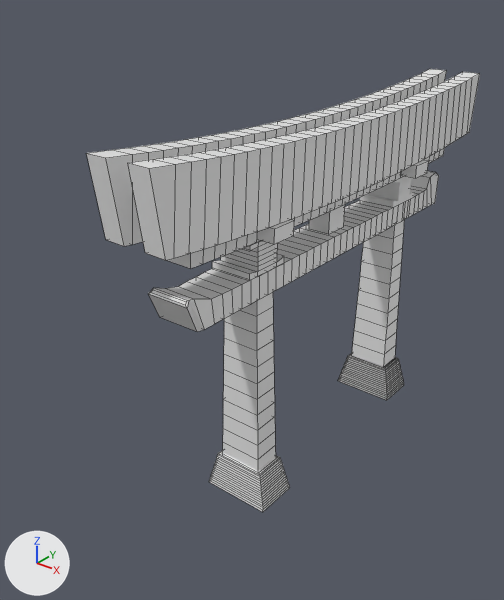
One commit to the Blender file torii2.blend: the scene before it, then after it.
Before and after are seen from a camera (50 mm lens) standing at (15.6, -30.7, 20.9) and looking at (-3.5, -6.8, 6.1). The lights are fixed; the arrows at lower left show +X, +Y and +Z. Mesh edges are drawn as thin lines on the coarser meshes.
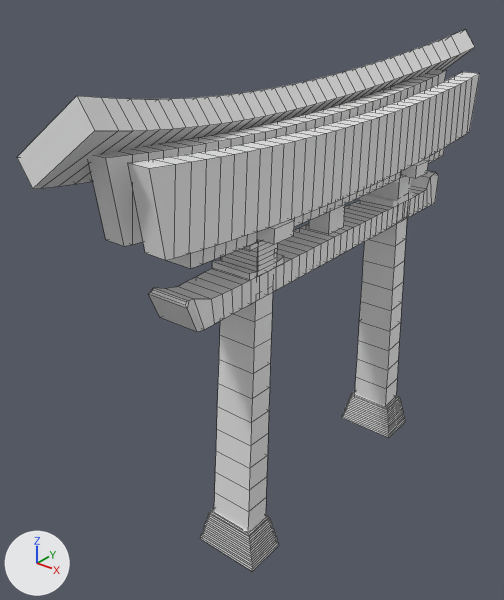
Where the change shows, as pixel boxes [x1, y1, x2, y2] in the pictures (504 x 600 px):
'Cube.018', added
    after: [17, 30, 475, 189]
'Cube.002', moved, turned, rescaled
    before: [223, 292, 276, 471]
    after: [214, 292, 273, 531]
'Cube', moved, turned, rescaled
    before: [352, 220, 404, 367]
    after: [355, 218, 407, 406]
'Cube.009', moved
    before: [209, 450, 290, 512]
    after: [200, 508, 279, 571]
'Cube.008', moved
    before: [338, 353, 404, 400]
    after: [342, 392, 405, 438]

Diff of the bpy script that builds the scene:
```diff
--- a/torii2.blend.py
+++ b/torii2.blend.py
@@ ob_cube @@
 ob_cube = bpy.data.objects.new('Cube', me_cube_002)
-ob_cube.location = (-0.46, 0.4, 4.0)
-ob_cube.scale = (1.58, 1.0, 1.0)
+ob_cube.location = (-0.46, 0.79, 4.0)
+ob_cube.rotation_euler = (0.0524, 0.0, 0.0)  # degrees (3, 0, 0)
+ob_cube.scale = (1.58, 1.0, 1.51)
 _m = ob_cube.modifiers.new('SimpleDeform', 'SIMPLE_DEFORM')
@@ ob_cube_002 @@
 ob_cube_002 = bpy.data.objects.new('Cube.002', me_cube_004)
-ob_cube_002.location = (-0.46, -10.8, 4.0)
-ob_cube_002.scale = (1.58, 1.0, 1.0)
+ob_cube_002.location = (-0.46, -11.17, 4.0)
+ob_cube_002.rotation_euler = (-0.0524, 0.0, 0.0)  # degrees (-3, 0, 0)
+ob_cube_002.scale = (1.58, 1.0, 1.51)
 _m = ob_cube_002.modifiers.new('SimpleDeform', 'SIMPLE_DEFORM')
@@ ob_cube_008 @@
 ob_cube_008 = bpy.data.objects.new('Cube.008', me_cube_010)
-ob_cube_008.location = (-0.46, 0.4, -0.18)
+ob_cube_008.location = (-0.46, 1.13, -3.15)
 ob_cube_008.scale = (1.39, 0.88, 0.88)
@@ ob_cube_009 @@
 ob_cube_009 = bpy.data.objects.new('Cube.009', me_cube_011)
-ob_cube_009.location = (-0.46, -10.8, -0.18)
+ob_cube_009.location = (-0.46, -11.54, -3.15)
 ob_cube_009.scale = (1.39, 0.88, 0.88)
@@ ob_cube_018 @@
+ob_cube_018 = bpy.data.objects.new('Cube.018', me_cube_016.copy())  # the mesh of ob_cube_012
+ob_cube_018.location = (-4.11, -5.2, 14.16)
+ob_cube_018.rotation_euler = (1.571, 0.925, 0.0)  # degrees (90, 53, 0)
+ob_cube_018.scale = (0.921, 1.17, 1.17)
+_m = ob_cube_018.modifiers.new('SimpleDeform', 'SIMPLE_DEFORM')
+_m.deform_method = 'BEND'
+_m.factor = 0.715
+_m.angle = 0.715
```
